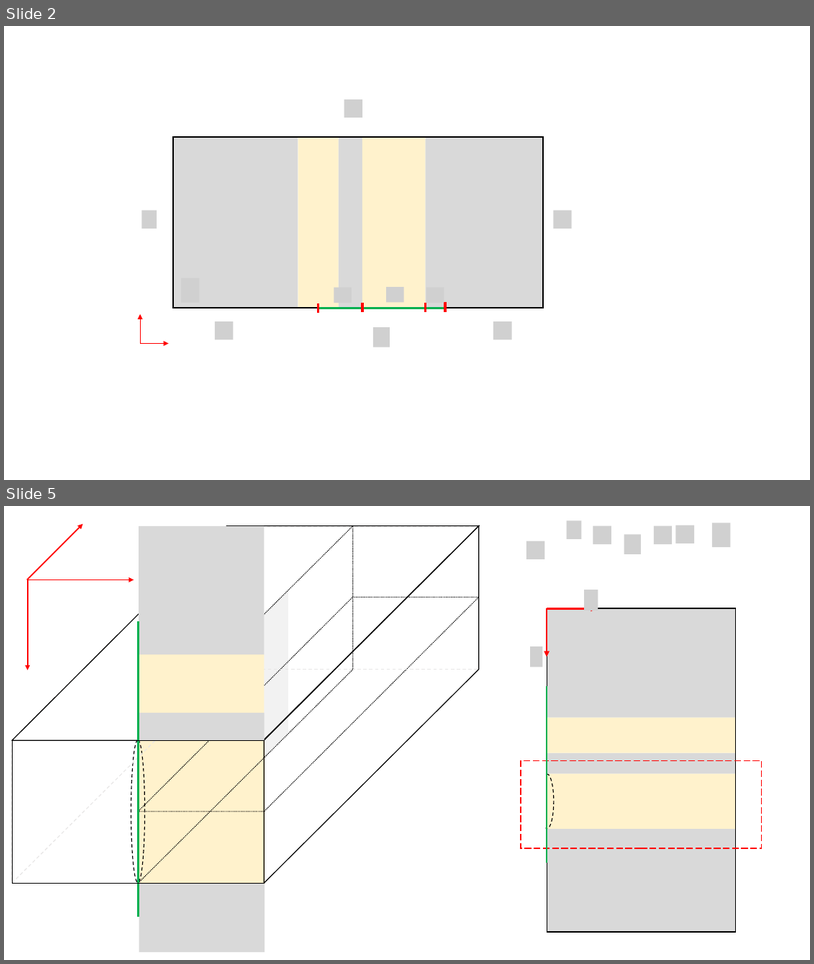
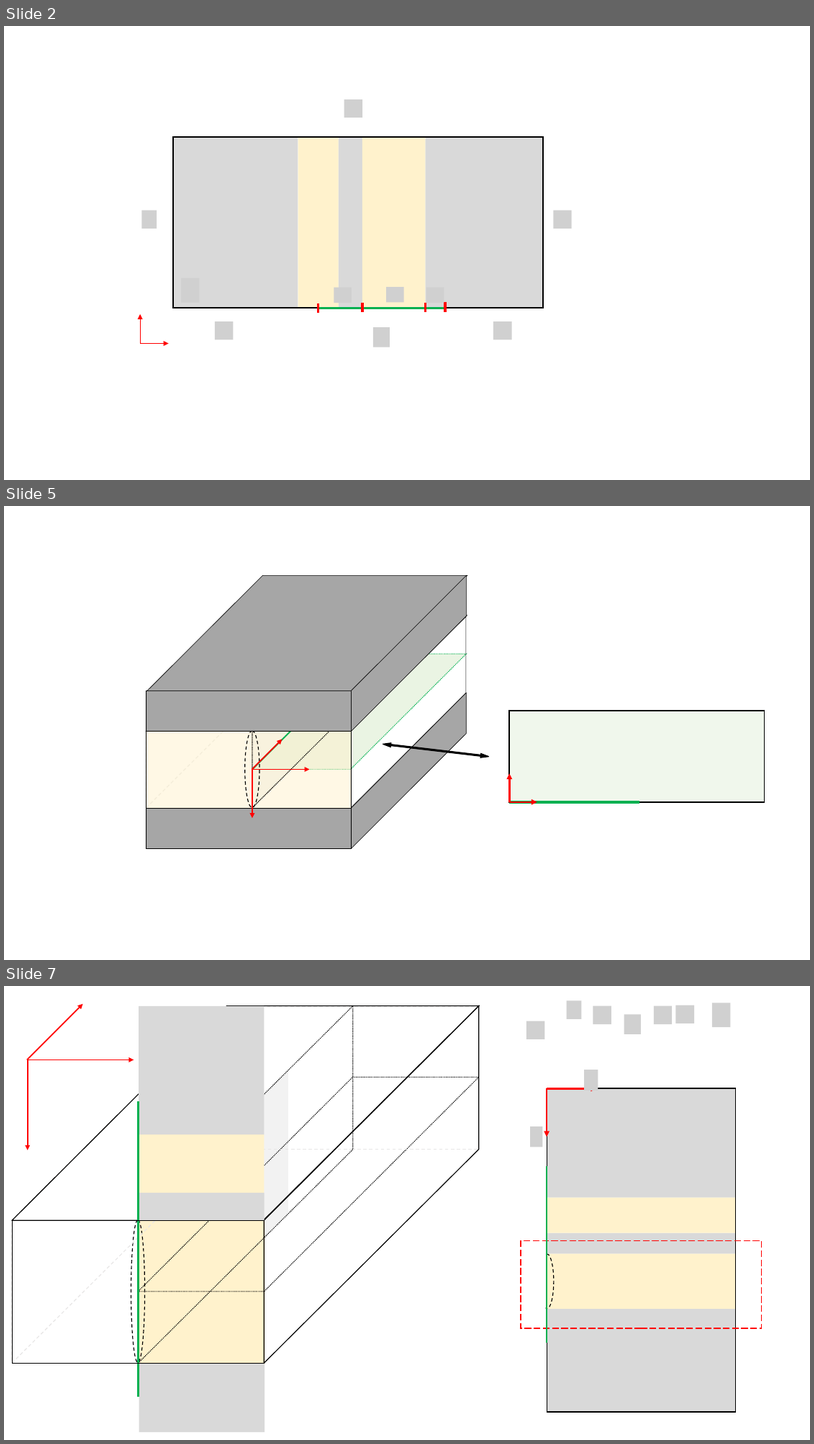
Before and after one commit to Ivashchenkospb/Diploma, a slide deck: Pics/Illustrations.pptx. Shown one above the other, each under a label of ours: slides 2 and 5 before the commit, slides 2, 5 and 7 after it; the slides between them are not shown. The pictures are 814x964 and 814x1444 pixels, drawn with LibreOffice and Linux fonts; fonts in the diff are those of the drawing; grey boxes stand for pictures; background and template pictures are left out. Boxes give left, top, right and bottom in pixels: in the first picture for what was removed or moved away, otherwise in the second. Text is boxed around its words. In the diff, an @@ line names an element or a change of style, - is before the commit and + after.

```diff
--- a/Pics/Illustrations.pptx
+++ b/Pics/Illustrations.pptx
@@ slide 5 added at (4, 506, 810, 960), background #FFFFFF @@
@@ left right arrow added at (383, 741, 490, 759), fill #000000, outline #000000 1 pt @@
@@ group added at (146, 575, 468, 849): 9 parallelograms, 3 rectangles, 3 arrows, 1 ellipse, 1 line @@
@@ group added at (509, 710, 765, 802): 2 arrows, 1 rectangle, 1 line @@
@@ what was slide 5 is now slide 7 @@
```
Also in this commit, not shown: 1 slide changed, 2 other slides added, 1 slide removed, 7 other files.
